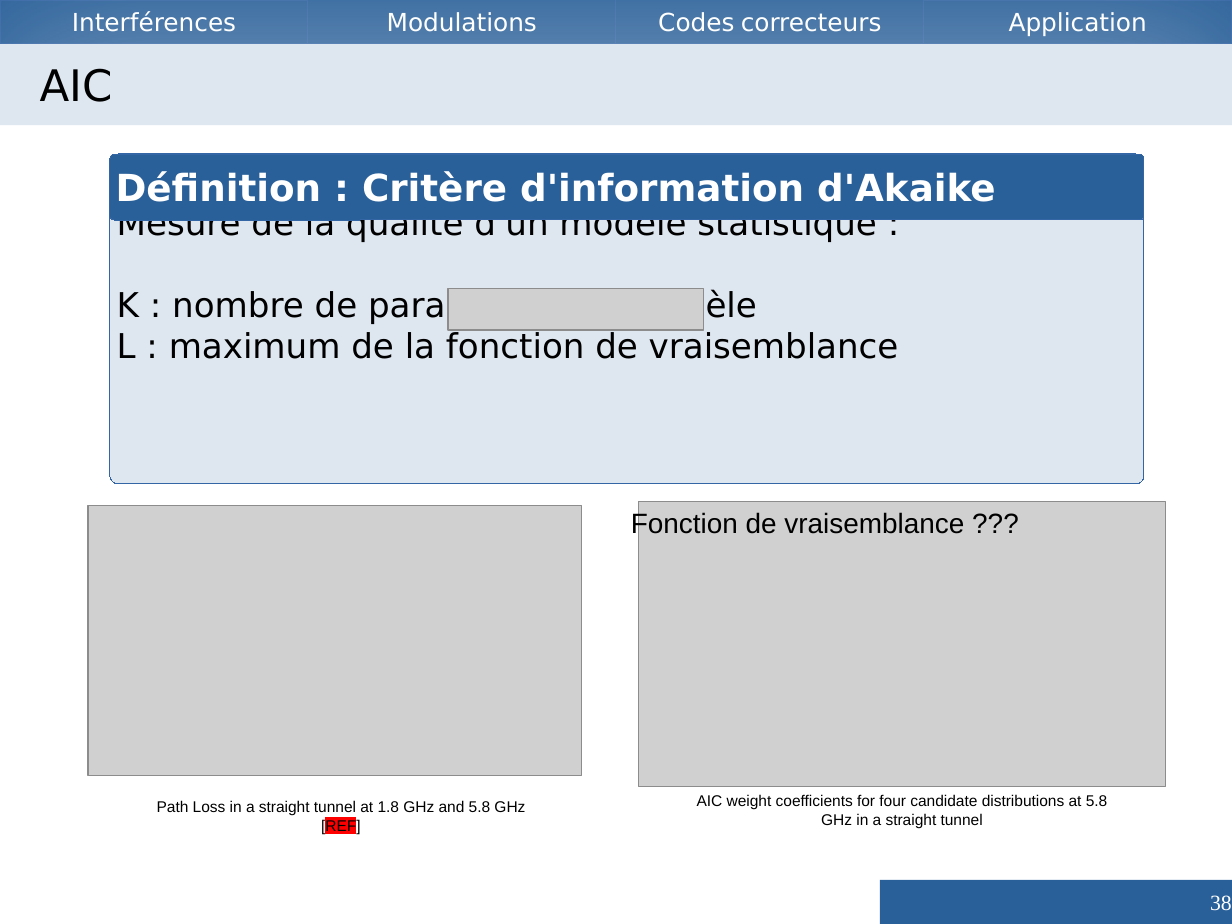
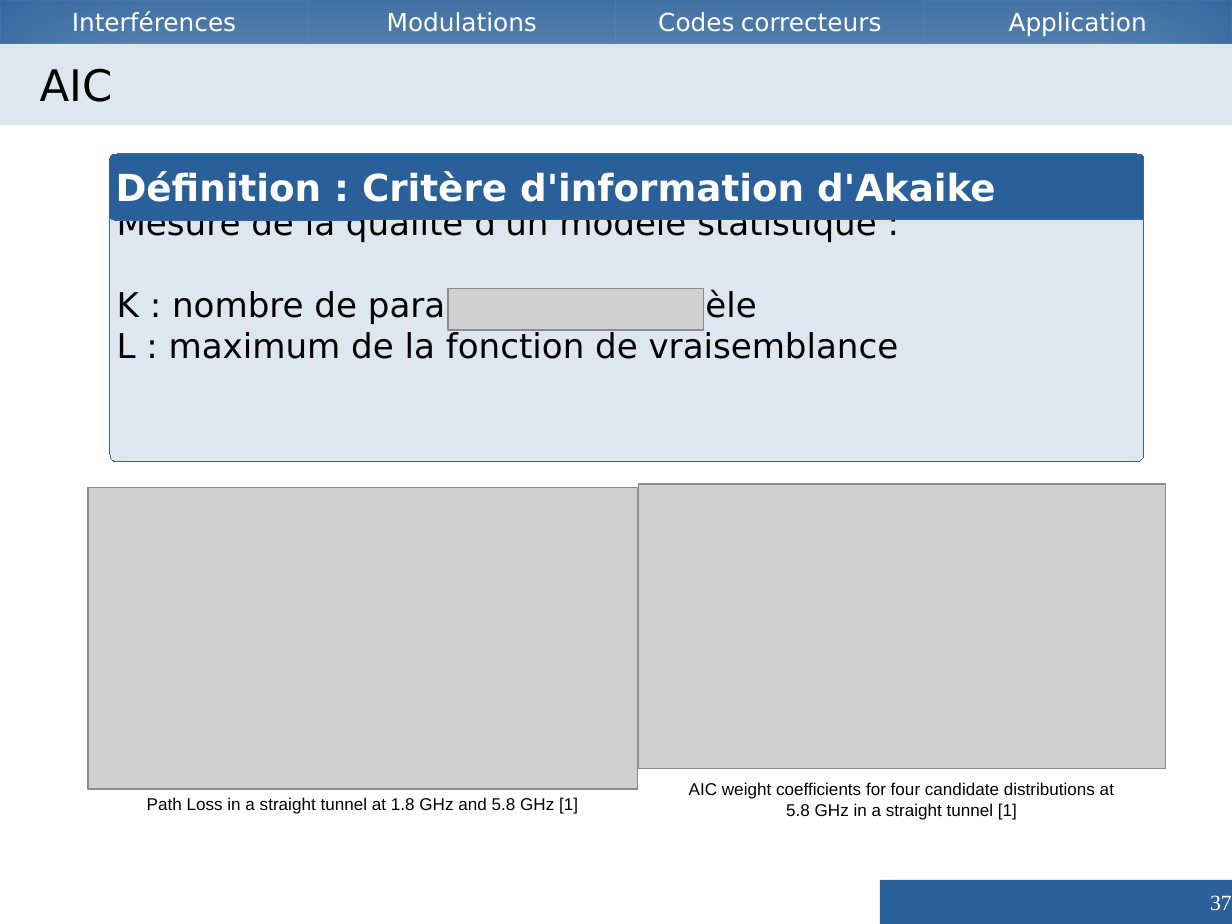
Before and after one commit to Vzrod/tipe, a slide deck: slide 37 of TIPE - Copie.odp (slide 38 before the commit). Drawn at 1232x924 pixels with LibreOffice and Linux fonts; fonts in the diff are those of the drawing; grey boxes stand for pictures. Boxes give left, top, right and bottom in pixels: in the first picture for what was removed or moved away, otherwise in the second. Text is boxed around its words. In the diff, an @@ line names an element or a change of style, - is before the commit and + after.

```diff
--- a/TIPE - Copie.odp
+++ b/TIPE - Copie.odp
@@ rounded rectangle "Mesure de la qualité d'un ...": place and size @@
-rounded rectangle "Mesure de la qualité d'un ..." at (110, 154, 1144, 484)
+rounded rectangle "Mesure de la qualité d'un ..." at (110, 154, 1144, 463)
@@ picture: place and size @@
-picture at (88, 505, 582, 776)
+picture at (88, 487, 638, 789)
@@ picture: place and size @@
-picture at (638, 502, 1166, 787)
+picture at (638, 484, 1166, 769)
@@ text removed at (631, 512, 964, 539) @@
-Fonction de vraisemblance ???
@@ text at (147, 797, 578, 814): text changed; size 10 to 11 pt @@
-Path Loss in a straight tunnel at 1.8 GHz and 5.8 GHz [REF]
+Path Loss in a straight tunnel at 1.8 GHz and 5.8 GHz [1]
@@ text at (689, 782, 1114, 820): text changed; size 10 to 11 pt @@
-AIC weight coefficients for four candidate distributions at 5.8 GHz in a straight tunnel
+AIC weight coefficients for four candidate distributions at 5.8 GHz in a straight tunnel [1]
@@ page number at (1210, 895, 1232, 910): text changed @@
-38
+37
```
Also in this commit, not shown: 18 other slides changed, 1 slide removed, 5 other files.
